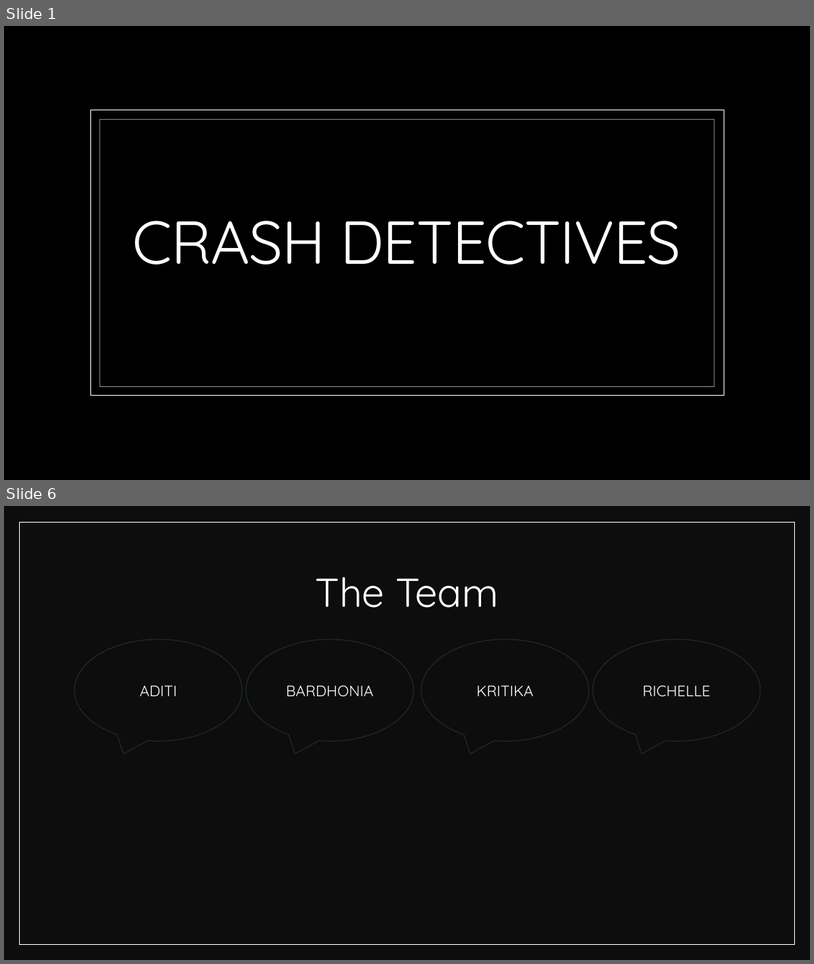
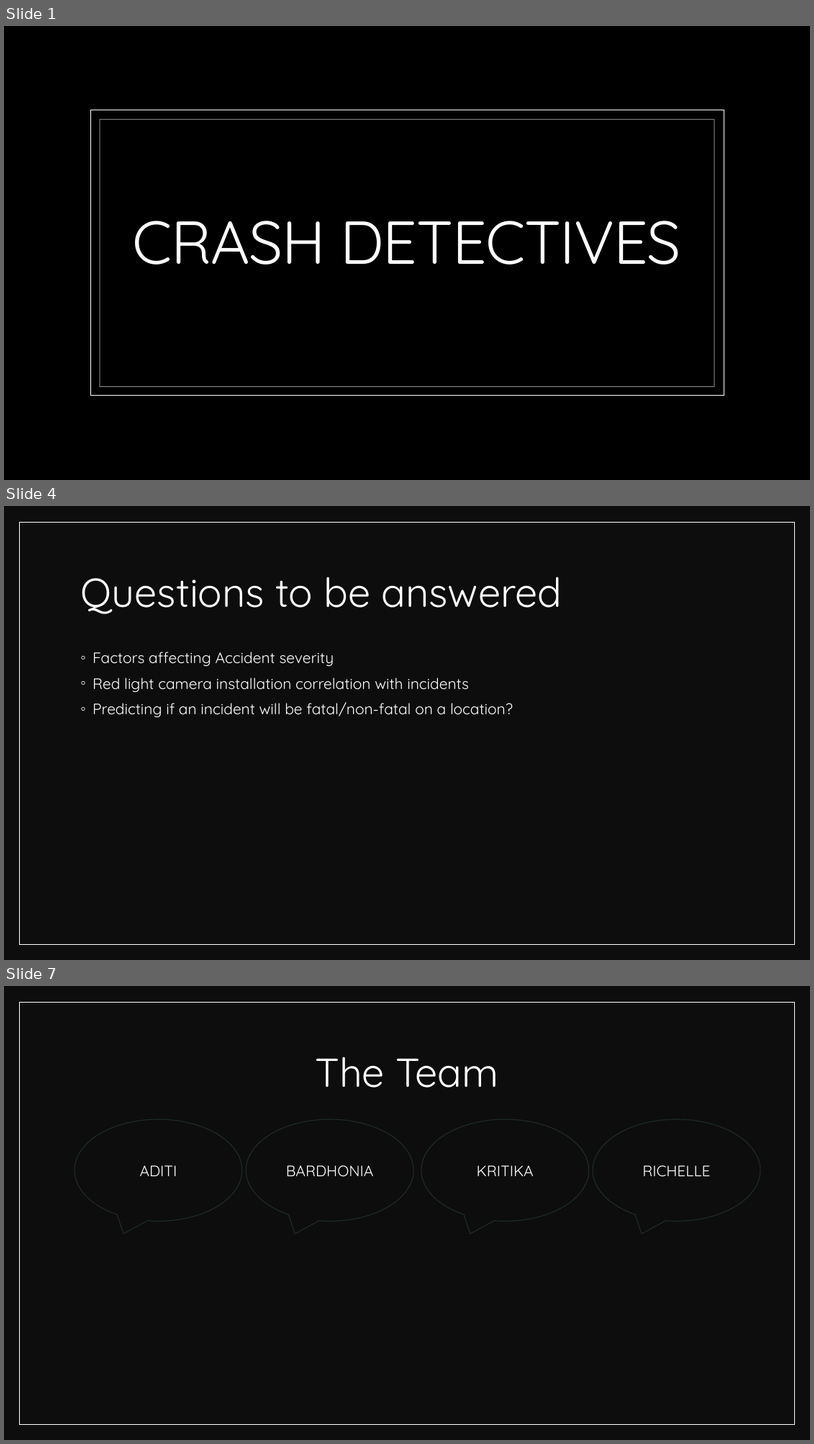
Before and after one commit to barharding/Crash-Detectives, a slide deck: Crash_Dectectives.pptx. Shown one above the other, each under a label of ours: slides 1 and 6 before the commit, slides 1, 4 and 7 after it; the slides between them are not shown. The pictures are 814x964 and 814x1444 pixels, drawn with LibreOffice and Linux fonts; fonts in the diff are those of the drawing; background and template pictures are left out. Boxes give left, top, right and bottom in pixels: in the first picture for what was removed or moved away, otherwise in the second. Text is boxed around its words. In the diff, an @@ line names an element or a change of style, - is before the commit and + after.

```diff
--- a/Crash_Dectectives.pptx
+++ b/Crash_Dectectives.pptx
@@ slide 4 added at <box>4,506,810,960</box>, background picture (left out) @@
@@ rectangle added at <box>4,506,810,960</box>, fill #0D0D0D @@
@@ rectangle added at <box>20,522,795,944</box>, outline #FFFFFF 0.5 pt @@
@@ title added at <box>80,577,563,614</box>, 48 pt, text #FFFFFF @@
+Questions to be answered
@@ text added at <box>93,651,513,718</box>, 18 pt, text #FFFFFF @@
+◦ Factors affecting Accident severity
+◦ Red light camera installation correlation with incidents
+◦ Predicting if an incident will be fatal/non-fatal on a location?
@@ what was slide 6 is now slide 7 @@
```
Also in this commit, not shown: 3 slides changed.
